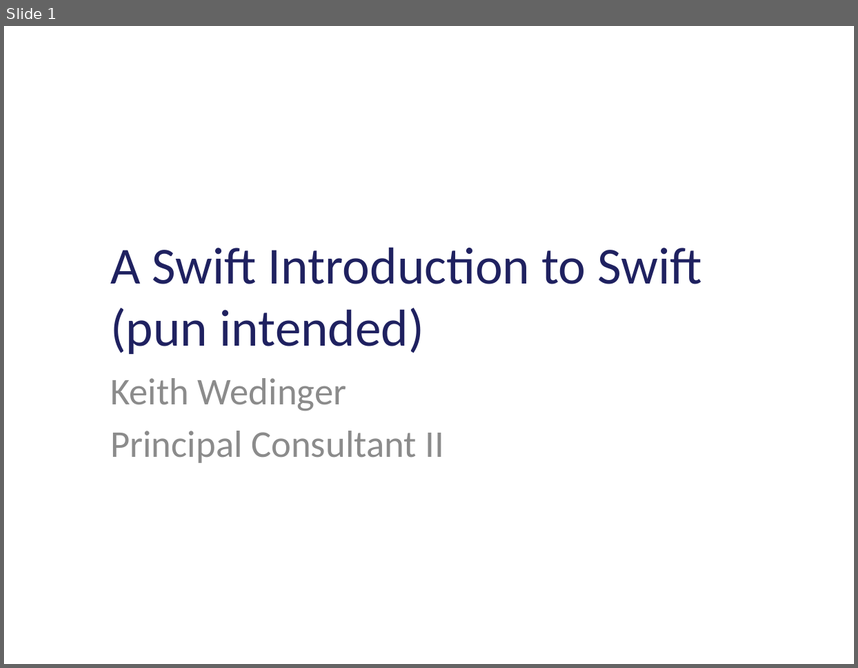
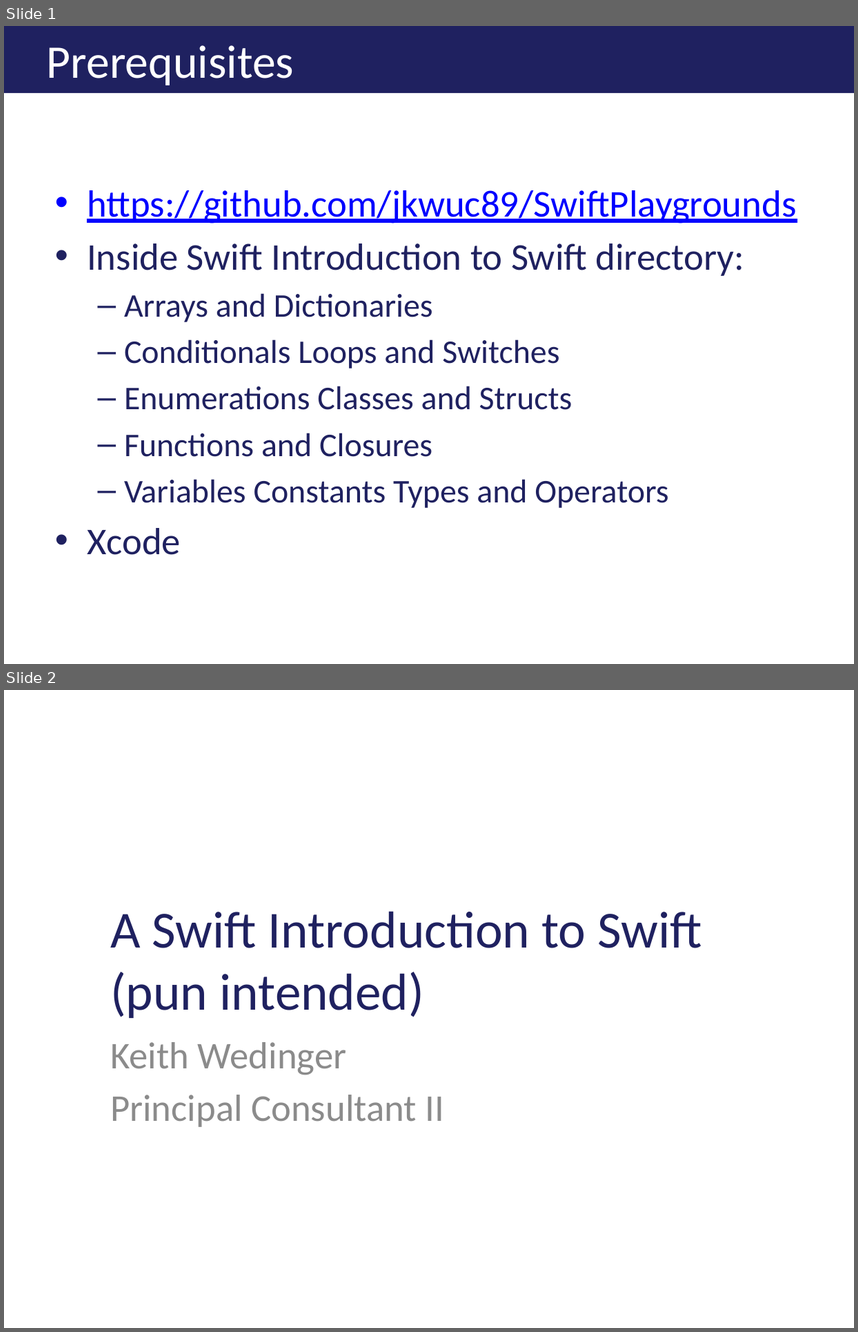
Before and after one commit to jkwuc89/Presentations, a slide deck: A Swift Introduction to Swift.pptx. Shown one above the other, each under a label of ours: slide 1 before the commit, slides 1 and 2 after it. The pictures are 858x668 and 858x1332 pixels, drawn with LibreOffice and Linux fonts; fonts in the diff are those of the drawing; background and template pictures are left out. Boxes give left, top, right and bottom in pixels: in the first picture for what was removed or moved away, otherwise in the second. Text is boxed around its words. In the diff, an @@ line names an element or a change of style, - is before the commit and + after.

Commit message:
Added slidedeck for A Swift Presentation to Swift

```diff
--- a/A Swift Introduction to Swift.pptx
+++ b/A Swift Introduction to Swift.pptx
@@ slide 1 added at (x1=4, y1=26, x2=854, y2=664), background #FFFFFF @@
@@ title added at (x1=4, y1=26, x2=854, y2=93), fill #1F2160, 39.6 pt, text #FFFFFF @@
+Prerequisites
@@ text added at (x1=87, y1=190, x2=796, y2=555), 28 pt, text #1F2160 @@
+• https://github.com/jkwuc89/SwiftPlaygrounds
+• Inside Swift Introduction to Swift directory:
+  – Arrays and Dictionaries
+  – Conditionals Loops and Switches
+  – Enumerations Classes and Structs
+  – Functions and Closures
+  – Variables Constants Types and Operators
+• Xcode
@@ what was slide 1 is now slide 2 @@
```
Also in this commit, not shown: 4 slides changed, 1 other slide added.
